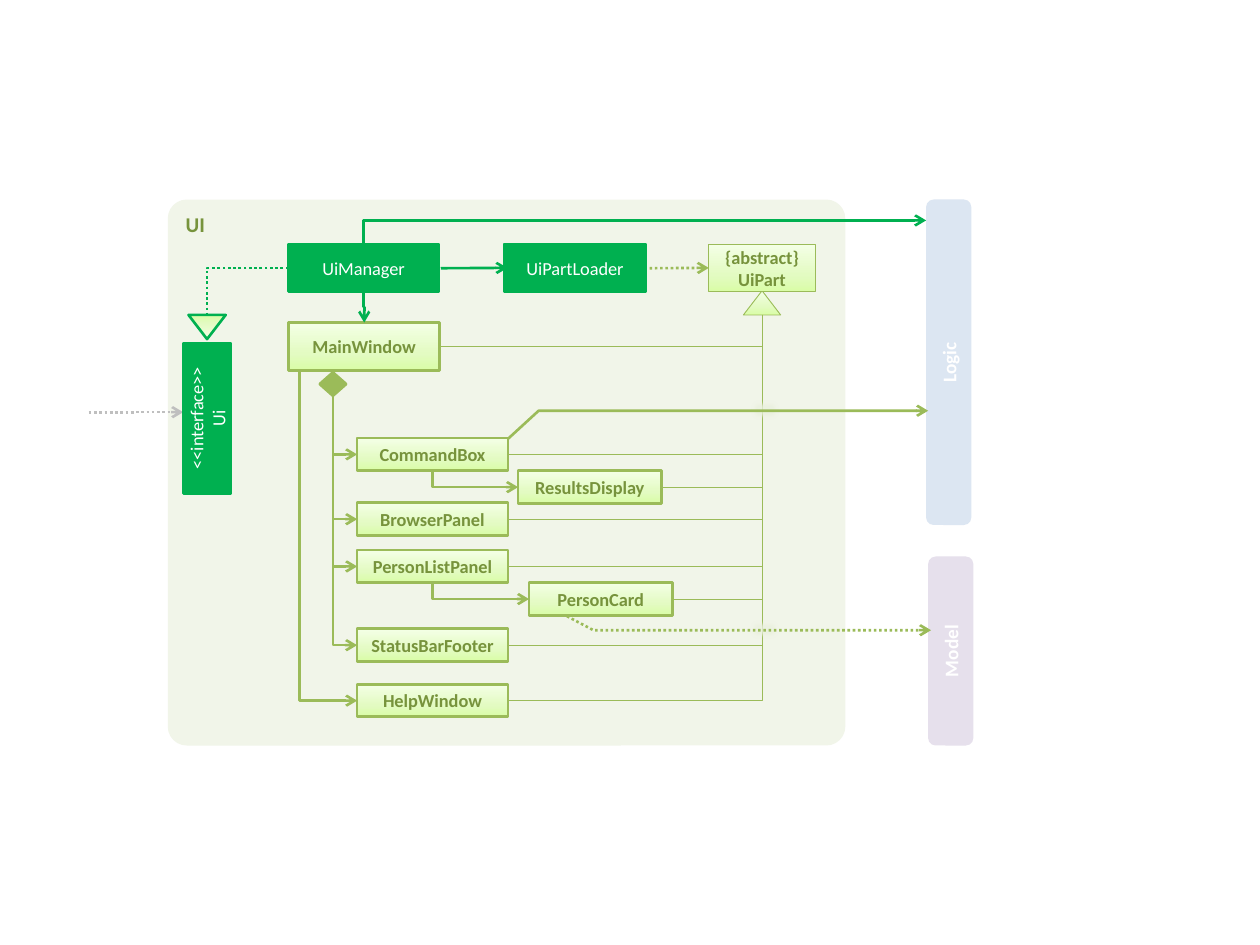
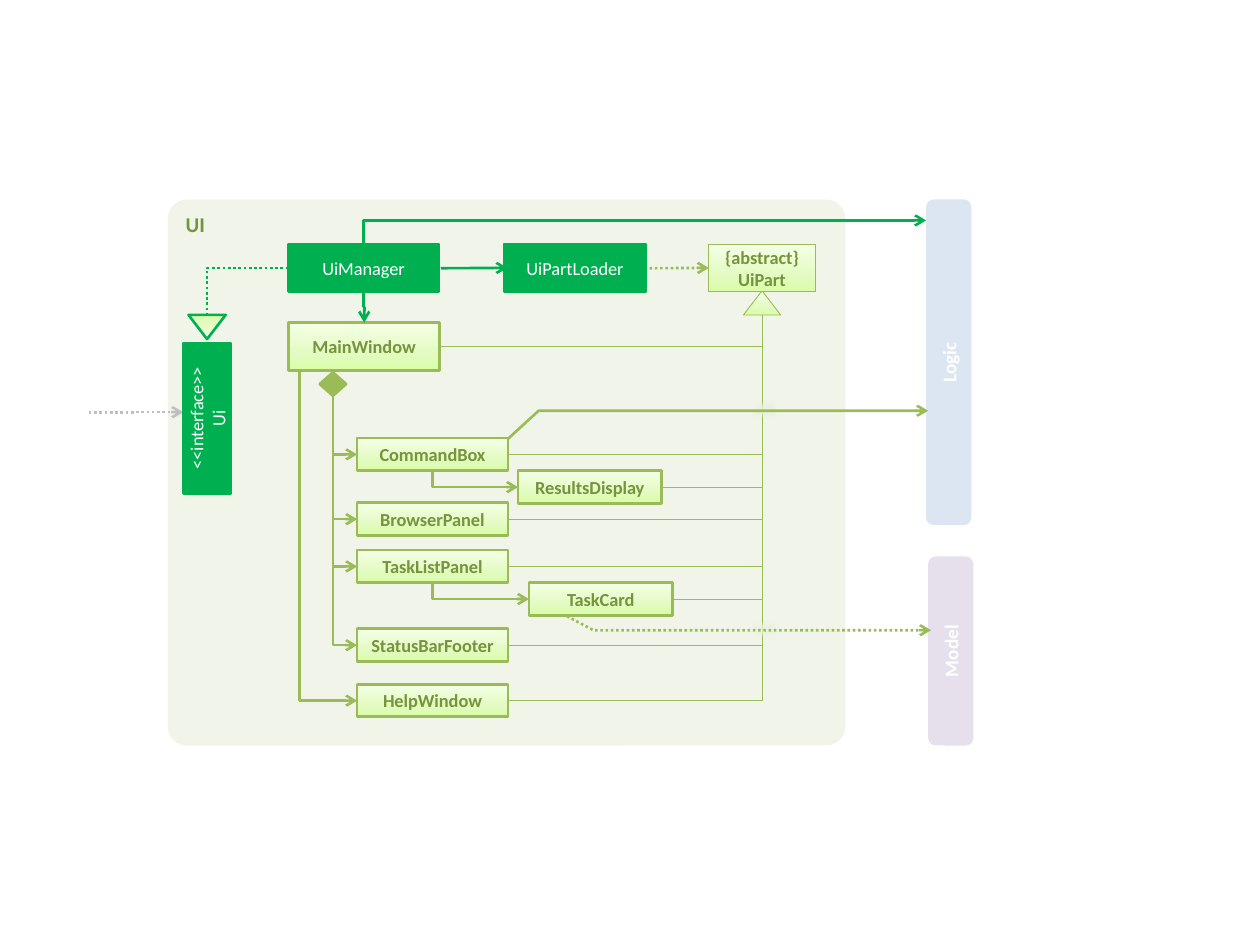
Before and after one commit to turtle96/taskell, a slide deck: slide 4 of docs/diagrams/Diagrams.pptx. Drawn at 1260x945 pixels with LibreOffice and Linux fonts; fonts in the diff are those of the drawing. Boxes give left, top, right and bottom in pixels: in the first picture for what was removed or moved away, otherwise in the second. Text is boxed around its words. In the diff, an @@ line names an element or a change of style, - is before the commit and + after.

```diff
--- a/docs/diagrams/Diagrams.pptx
+++ b/docs/diagrams/Diagrams.pptx
@@ text in rectangle at [382, 560, 482, 573]: text changed @@
-PersonListPanel
+TaskListPanel
@@ text in rectangle at [567, 593, 634, 606]: text changed @@
-PersonCard
+TaskCard
```
Also in this commit, not shown: 5 other slides changed, 1 slide added, 3 other files.
